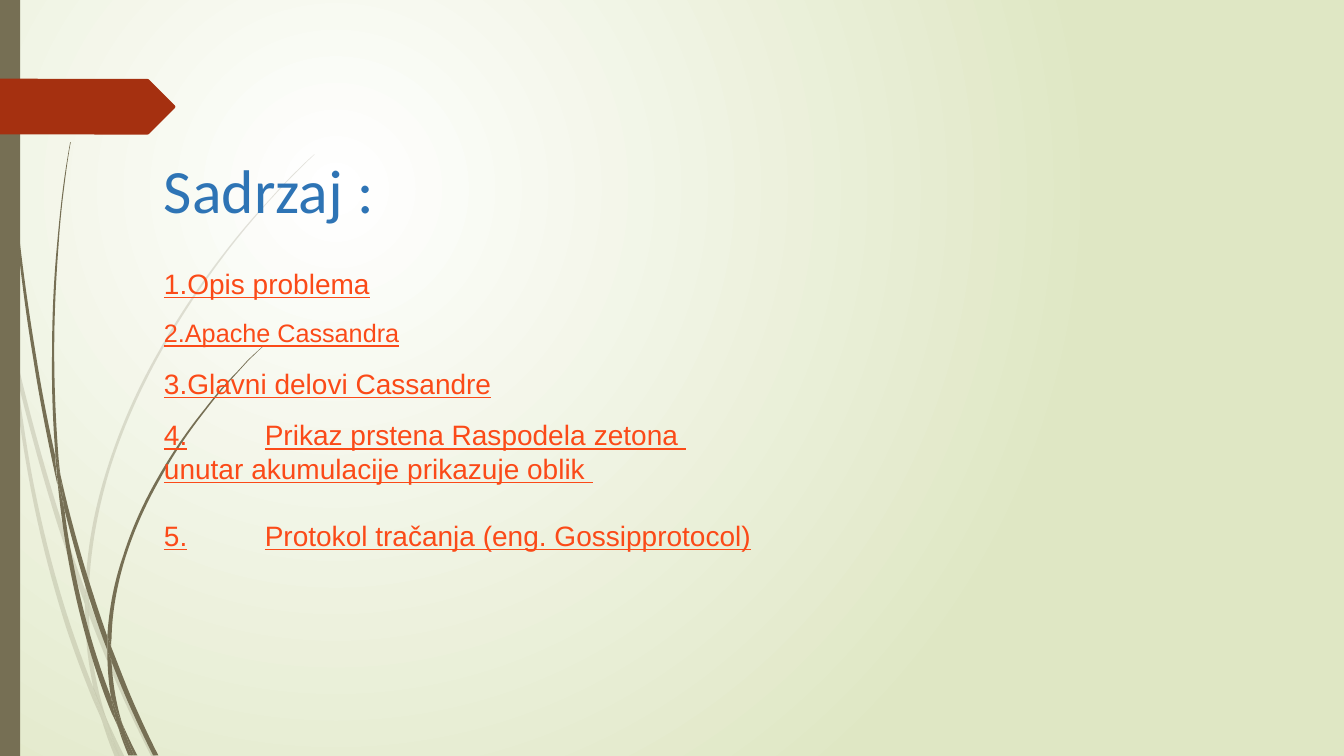
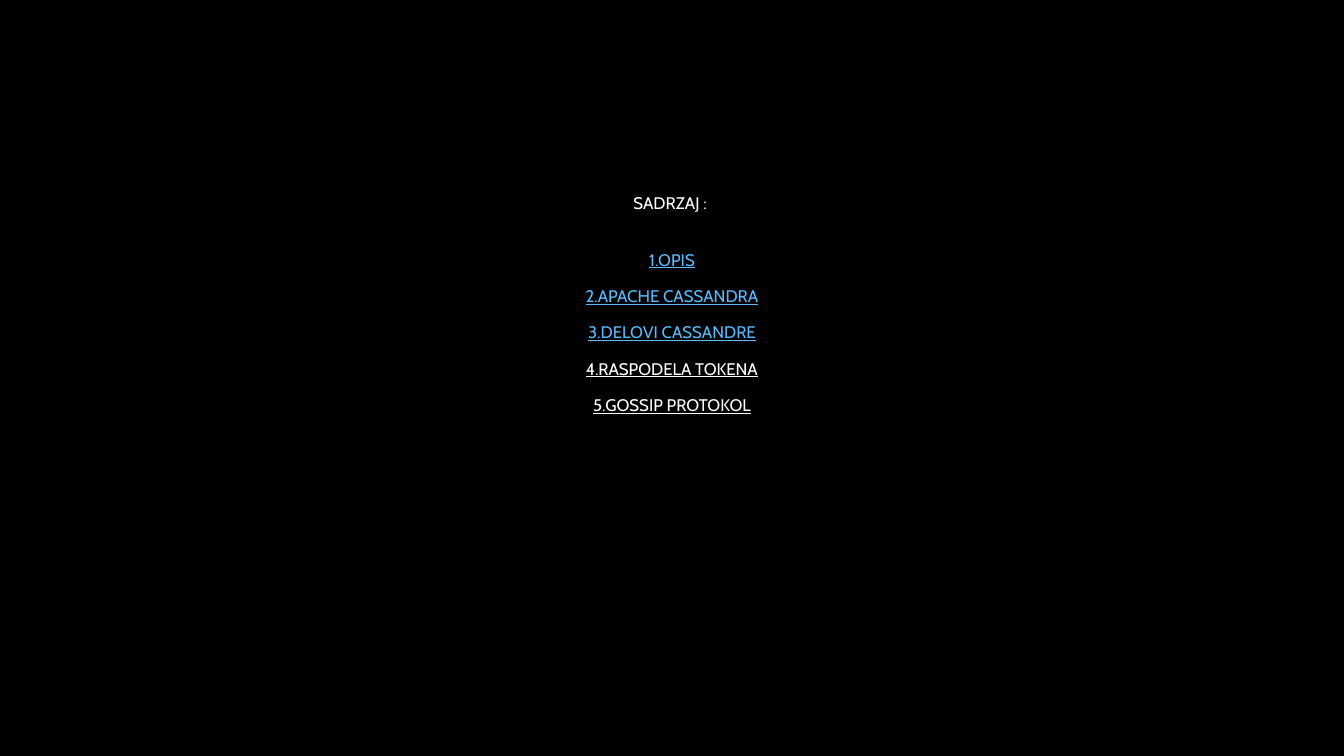
Before and after one commit to Teaa22/Baze, a slide deck: slide 2 of Seminarski 1.pptx. Drawn at 1344x756 pixels with LibreOffice and Linux fonts; fonts in the diff are those of the drawing; background and template pictures are left out. Boxes give left, top, right and bottom in pixels: in the first picture for what was removed or moved away, otherwise in the second. Text is boxed around its words. In the diff, an @@ line names an element or a change of style, - is before the commit and + after.

```diff
--- a/Seminarski 1.pptx
+++ b/Seminarski 1.pptx
@@ background gradient #FFFFFF to #DFE8C4 to picture (left out) @@
@@ rectangle removed at bbox=[0, 0, 20, 756] @@
@@ freeform shape removed at bbox=[0, 79, 175, 134] @@
@@ title "SADRZAJ :" at bbox=[586, 197, 758, 414]: vertical alignment middle to bottom @@
@@ title at bbox=[586, 197, 758, 414]: text changed; size 20 to 12 pt; font Arial to Cabin; text colour #FB4A18 to #FFFFFF @@
-Sadrzaj :
-1.Opis problema
-2.Apache Cassandra
-3.Glavni delovi Cassandre
-4. Prikaz prstena Raspodela zetona
-unutar akumulacije prikazuje oblik
-5. Protokol tračanja (eng. Gossipprotocol)
+SADRZAJ :
+1.OPIS
+2.APACHE CASSANDRA
+3.DELOVI CASSANDRE
+4.RASPODELA TOKENA
+5.GOSSIP PROTOKOL
@@ group removed at bbox=[0, 154, 315, 756]: 10 freeform shapes @@
@@ group removed at bbox=[3, 0, 262, 756]: 12 freeform shapes @@
```
Also in this commit, not shown: 8 other slides changed, 2 slides added, 5 other files.
